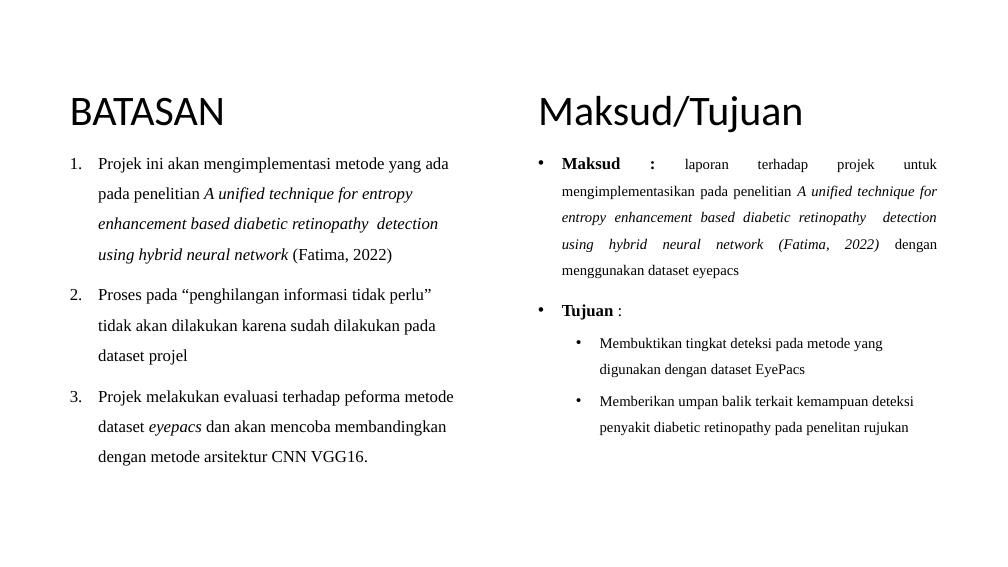
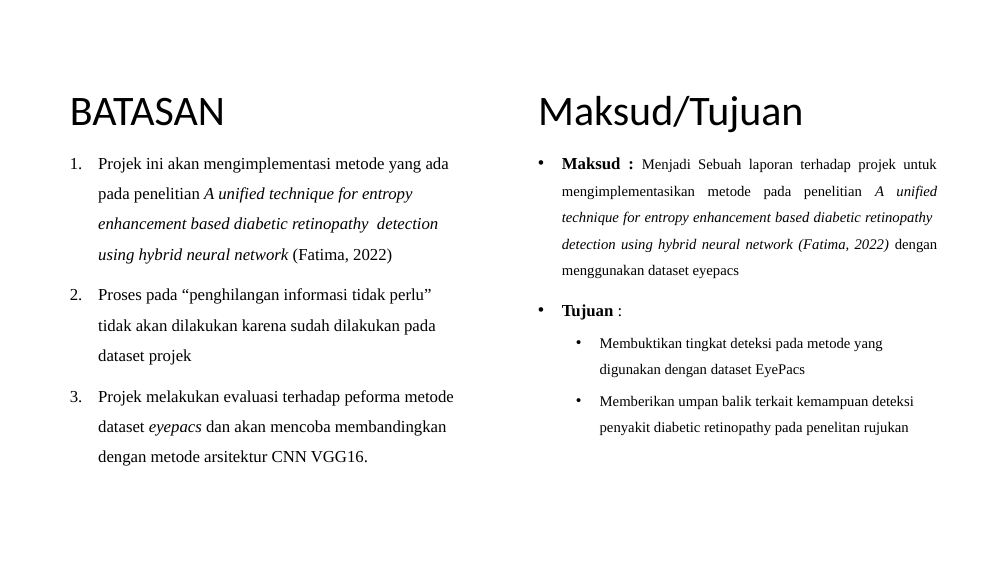
Before and after one commit to ruman1609/final_project_kecerdasan_komputasi, a slide deck: slide 4 of Report/FPv1.pptx. Drawn at 1008x567 pixels with LibreOffice and Linux fonts; fonts in the diff are those of the drawing; background and template pictures are left out. Boxes give left, top, right and bottom in pixels: in the first picture for what was removed or moved away, otherwise in the second. Text is boxed around its words. In the diff, an @@ line names an element or a change of style, - is before the commit and + after.

```diff
--- a/Report/FPv1.pptx
+++ b/Report/FPv1.pptx
@@ text at (562, 157, 937, 278): text changed; italic off @@
-• Maksud : laporan terhadap projek untuk mengimplementasikan pada penelitian A unified technique for entropy enhancement based diabetic retinopathy detection using hybrid neural network (Fatima, 2022) dengan menggunakan dataset eyepacs
+• Maksud : Menjadi Sebuah laporan terhadap projek untuk mengimplementasikan metode pada penelitian A unified technique for entropy enhancement based diabetic retinopathy detection using hybrid neural network (Fatima, 2022) dengan menggunakan dataset eyepacs
@@ text at (98, 288, 436, 365): text changed @@
-2. Proses pada “penghilangan informasi tidak perlu” tidak akan dilakukan karena sudah dilakukan pada dataset projel
+2. Proses pada “penghilangan informasi tidak perlu” tidak akan dilakukan karena sudah dilakukan pada dataset projek
```
Also in this commit, not shown: 6 other slides changed, 1 other file.
